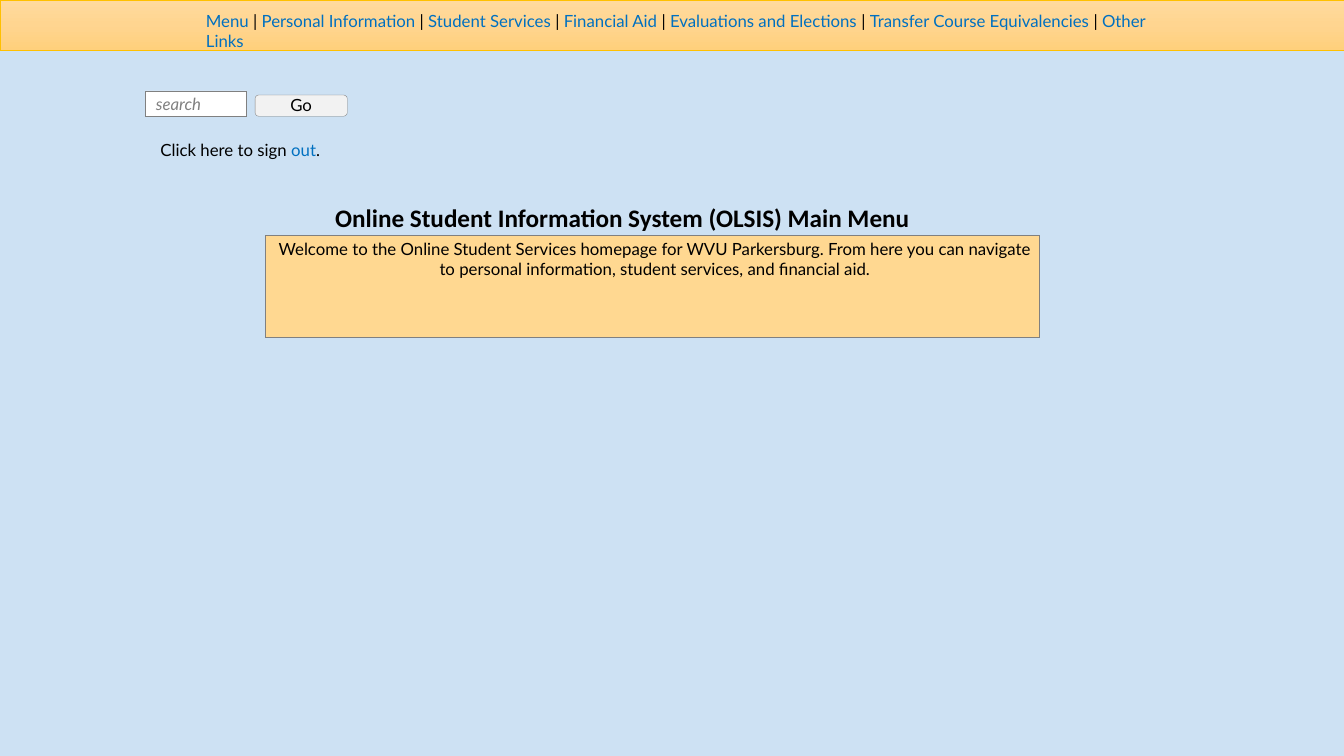
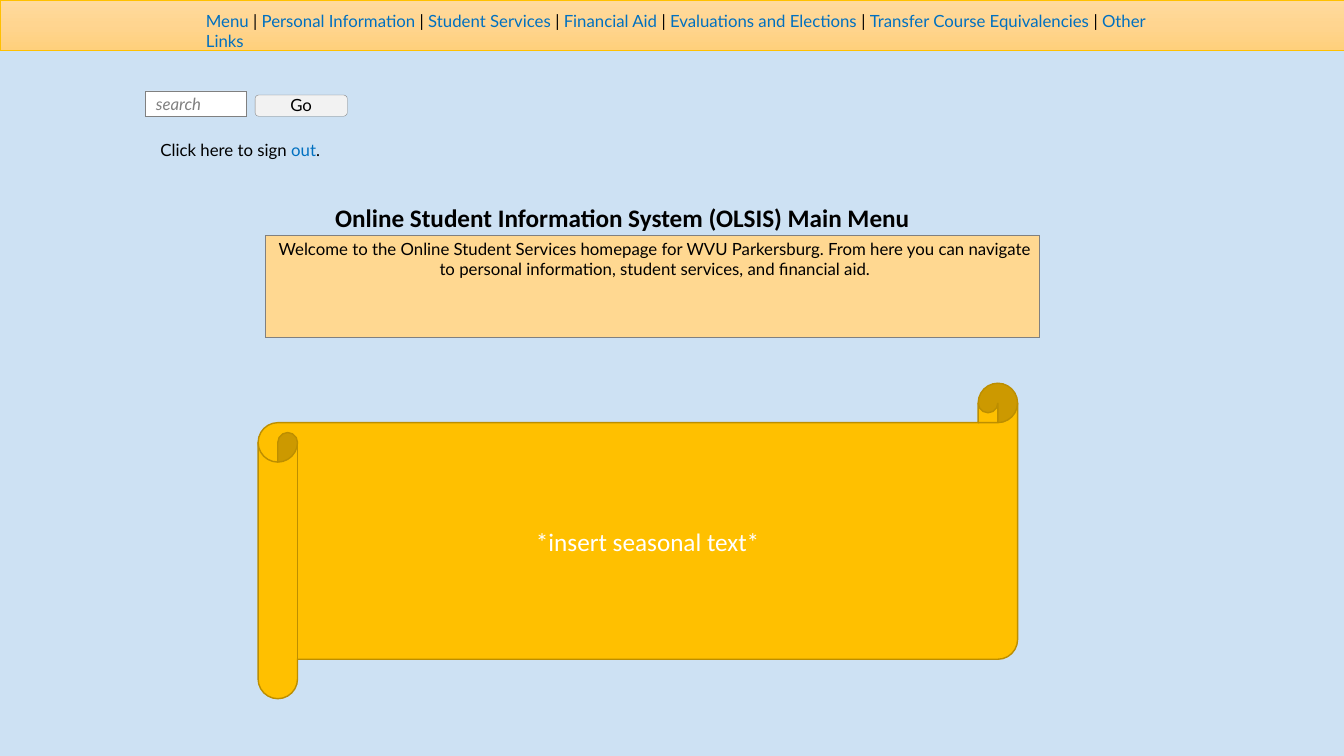
Before and after one commit to WVUP/2017_Fall, a slide deck: slide 2 of Assignments/Storyboard/DMiller/OLSIS_VERSION2.pptx. Drawn at 1344x756 pixels with LibreOffice and Linux fonts; fonts in the diff are those of the drawing; background and template pictures are left out. Boxes give left, top, right and bottom in pixels: in the first picture for what was removed or moved away, otherwise in the second. Text is boxed around its words. In the diff, an @@ line names an element or a change of style, - is before the commit and + after.

```diff
--- a/Assignments/Storyboard/DMiller/OLSIS_VERSION2.pptx
+++ b/Assignments/Storyboard/DMiller/OLSIS_VERSION2.pptx
@@ horizontal scroll added at bbox=[258, 383, 1017, 699], fill #FFC000, outline #BD8E00 1 pt, 18 pt, text #FFFFFF @@
+*insert seasonal text*
```
Also in this commit, not shown: 1 other slide changed, 1 slide added, 2 other files.
